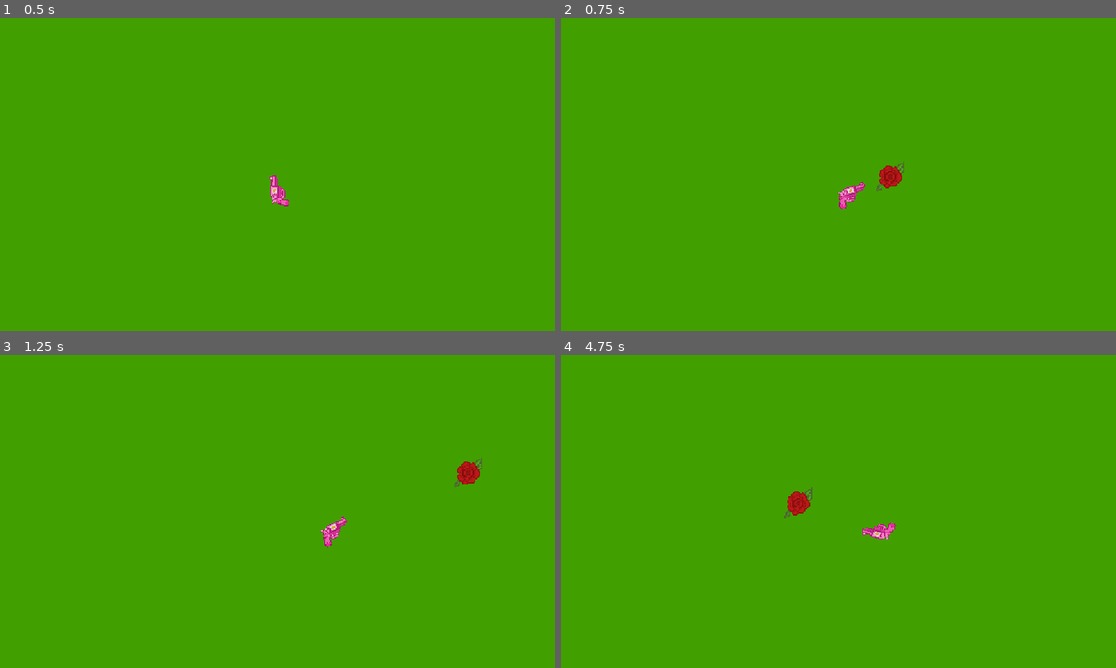
Above: before the commit, frames 1-4 (two rows, left to right).
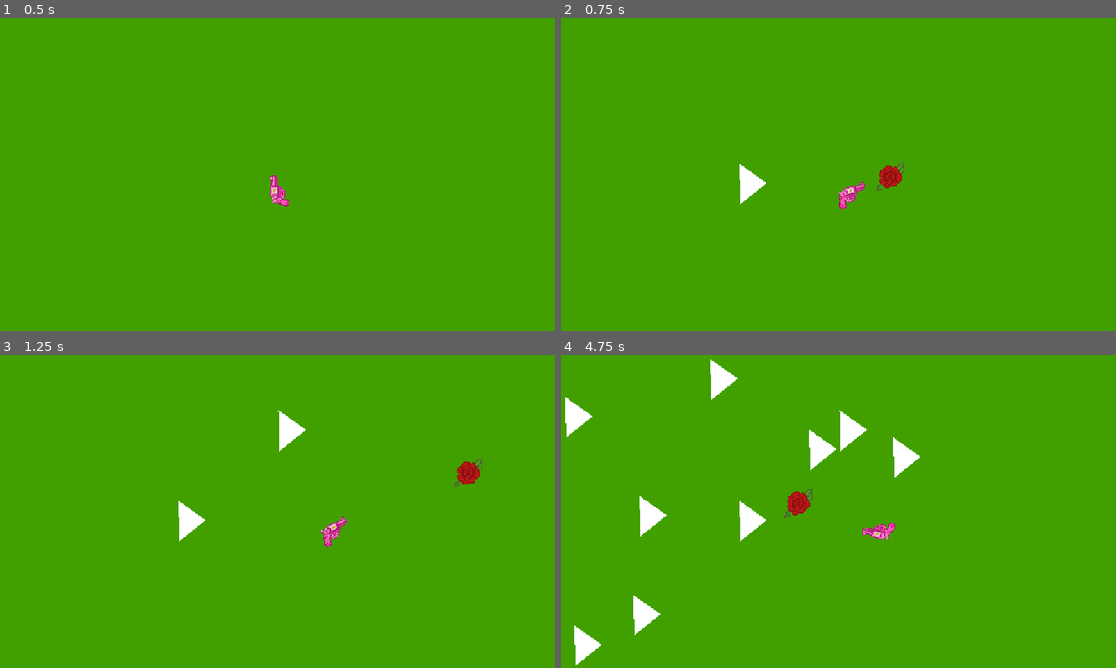
Above: after the commit, the same moments.

Repository: kazziecore/flower-shooter-game
Game: Godot game, scene res://scenes/game.tscn
The game is run twice, just before and just after one commit, with the same random seed, the same clock (stepped at 60 frames per second) and the same inputs.
Inputs (mouse positions are in pixels of both pictures, inside the frame that each line leads up to):
- Up to frame 1 (0.5 s): no input
- Up to frame 2 (0.75 s): tap Enter at 0.5 s; move the mouse to (960, 158) at 0.52 s; hold D (right) from 0.53 s (still down); click (960, 158) at 0.6 s
- Up to frame 3 (1.25 s): keep holding D (right)
- Up to frame 4 (4.75 s): move the mouse to (727, 527) at 1.27 s; release D (right) at 1.28 s; hold S (down) 1.28-2.03 s; click (727, 527) at 1.35 s; move the mouse to (894, 442) at 2.02 s; hold D (right) 2.03-2.78 s; click (894, 442) at 2.1 s; move the mouse to (810, 574) at 2.77 s; hold W (up) 2.78-3.53 s; click (810, 574) at 2.85 s; move the mouse to (1005, 558) at 3.52 s; hold A (left) from 3.53 s (still down); click (1005, 558) at 3.6 s; move the mouse to (672, 464) at 4.27 s; click (672, 464) at 4.35 s

Frame 1 is identical in both runs. In frame 2, 0.3% of the frame differs, in the area x 32-37%, y 46-60%; in frame 3, 0.6%; in frame 4, 2.8%, in the area x 0-65%, y 1-100%.

Commit message:
enemy stuff
ANNOYED!!!!!!!!! ENEMY NOT MOVING OR DELETING

Diff:
--- a/flower-shooter-game/project.godot
+++ b/flower-shooter-game/project.godot
@@ -17,6 +17,10 @@
 [display]
 
 window/stretch/mode="canvas_items"
+
+[global_group]
+
+enemies=""
 
 [input]
 
--- a/flower-shooter-game/scenes/bullet.tscn
+++ b/flower-shooter-game/scenes/bullet.tscn
@@ -23,4 +23,5 @@
 one_shot = true
 autostart = true
 
+[connection signal="body_entered" from="." to="." method="_on_body_entered"]
 [connection signal="timeout" from="Timer" to="." method="_on_timer_timeout"]
--- /dev/null
+++ b/flower-shooter-game/scenes/enemy.tscn
@@ -0,0 +1,16 @@
+[gd_scene load_steps=3 format=3 uid="uid://qiccrjsnkwl7"]
+
+[ext_resource type="Script" uid="uid://dtd5h5tic7gqn" path="res://scripts/enemy.gd" id="1_md0e3"]
+
+[sub_resource type="RectangleShape2D" id="RectangleShape2D_md0e3"]
+size = Vector2(51, 82)
+
+[node name="enemy" type="CharacterBody2D" groups=["enemies"]]
+script = ExtResource("1_md0e3")
+
+[node name="CollisionShape2D" type="CollisionShape2D" parent="."]
+position = Vector2(24.5, 0)
+shape = SubResource("RectangleShape2D_md0e3")
+
+[node name="Polygon2D" type="Polygon2D" parent="."]
+polygon = PackedVector2Array(1, -43, 3, 41, 58, -3)
--- /dev/null
+++ b/flower-shooter-game/scenes/game.gd
@@ -0,0 +1,14 @@
+extends Node2D
+
+var enemy_scene = preload("res://scenes/enemy.tscn")
+@onready var player = $player
+
+func _on_timer_timeout() -> void:
+	var enemy = enemy_scene.instantiate()
+
+	enemy.global_position = player.global_position
+	while enemy.global_position.distance_squared_to(player.global_position) < 10000:
+		enemy.global_position.x = randi_range(0, get_viewport_rect().size.x)
+		enemy.global_position.y = randi_range(0, get_viewport_rect().size.y)
+
+	add_child(enemy)
--- a/flower-shooter-game/scenes/game.tscn
+++ b/flower-shooter-game/scenes/game.tscn
@@ -1,15 +1,44 @@
-[gd_scene load_steps=2 format=3 uid="uid://bxi8qaj4bttlu"]
+[gd_scene load_steps=7 format=3 uid="uid://bxi8qaj4bttlu"]
 
+[ext_resource type="Script" uid="uid://qeldlcjpqe1u" path="res://scenes/game.gd" id="1_yqjtg"]
 [ext_resource type="PackedScene" uid="uid://cnrnfo2kfb304" path="res://scenes/player.tscn" id="2_lnu2h"]
 
+[sub_resource type="WorldBoundaryShape2D" id="WorldBoundaryShape2D_uwrxv"]
+normal = Vector2(0, 1)
+
+[sub_resource type="WorldBoundaryShape2D" id="WorldBoundaryShape2D_yqjtg"]
+normal = Vector2(1, 0)
+
+[sub_resource type="WorldBoundaryShape2D" id="WorldBoundaryShape2D_lnu2h"]
+normal = Vector2(-0.999915, 0.013024)
+distance = -4.0
+
+[sub_resource type="WorldBoundaryShape2D" id="WorldBoundaryShape2D_lbhrr"]
+distance = -1291.0
+
 [node name="Game" type="Node2D"]
+script = ExtResource("1_yqjtg")
 
 [node name="player" parent="." instance=ExtResource("2_lnu2h")]
 
-[node name="top" type="StaticBody2D" parent="."]
+[node name="walls" type="StaticBody2D" parent="."]
 
-[node name="left" type="StaticBody2D" parent="."]
+[node name="top" type="CollisionShape2D" parent="walls"]
+shape = SubResource("WorldBoundaryShape2D_uwrxv")
 
-[node name="right" type="StaticBody2D" parent="."]
+[node name="left" type="CollisionShape2D" parent="walls"]
+shape = SubResource("WorldBoundaryShape2D_yqjtg")
 
-[node name="bottom" type="StaticBody2D" parent="."]
+[node name="right" type="CollisionShape2D" parent="walls"]
+position = Vector2(1148.87, 0)
+shape = SubResource("WorldBoundaryShape2D_lnu2h")
+
+[node name="bottom" type="CollisionShape2D" parent="walls"]
+position = Vector2(0, -648)
+shape = SubResource("WorldBoundaryShape2D_lbhrr")
+
+[node name="Timer" type="Timer" parent="."]
+wait_time = 0.5
+autostart = true
+
+[connection signal="timeout" from="Timer" to="." method="_on_timer_timeout"]
--- a/flower-shooter-game/scripts/bullet.gd
+++ b/flower-shooter-game/scripts/bullet.gd
@@ -11,3 +11,9 @@
 
 func _on_timer_timeout() -> void:
 	queue_free()
+
+
+func _on_body_entered(body: Node2D) -> void:
+	if body.is_in_group("enemies"):
+		body.queue_free
+		queue_free()
--- /dev/null
+++ b/flower-shooter-game/scripts/enemy.gd
@@ -0,0 +1,12 @@
+extends CharacterBody2D
+
+@onready var player = $"."
+
+const speed = 100
+
+func _physics_process(delta: float) -> void:
+	velocity = (player.global_position - global_position).normalized() * speed
+
+	look_at(player.global_position)
+
+	move_and_slide()
Binary file added: flower-shooter-game/assets/weed.webp
Not shown, added: flower-shooter-game/assets/weed.webp.import
Not shown, added: flower-shooter-game/scenes/game.gd.uid
Not shown, added: flower-shooter-game/scripts/enemy.gd.uid
